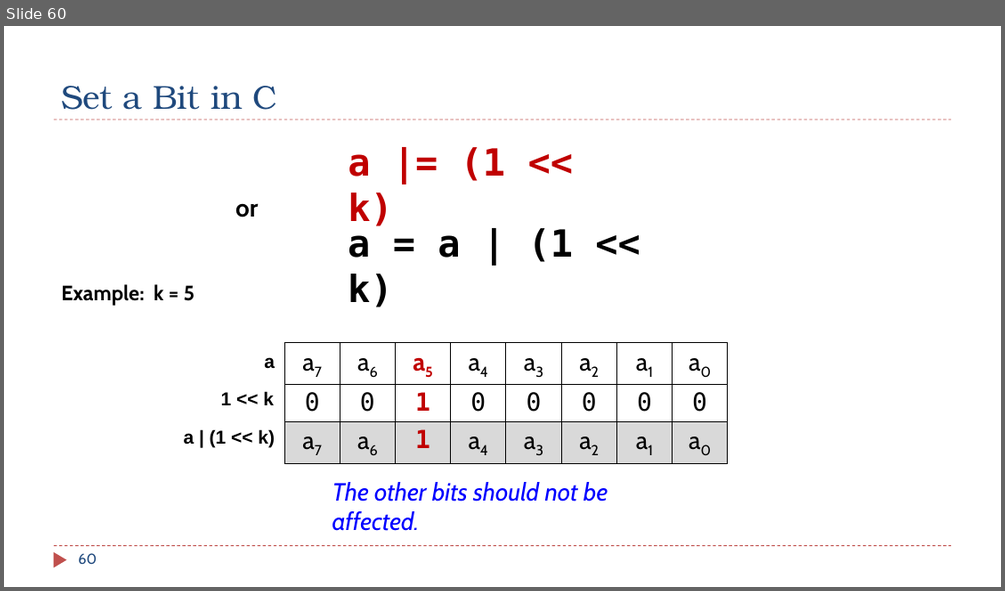
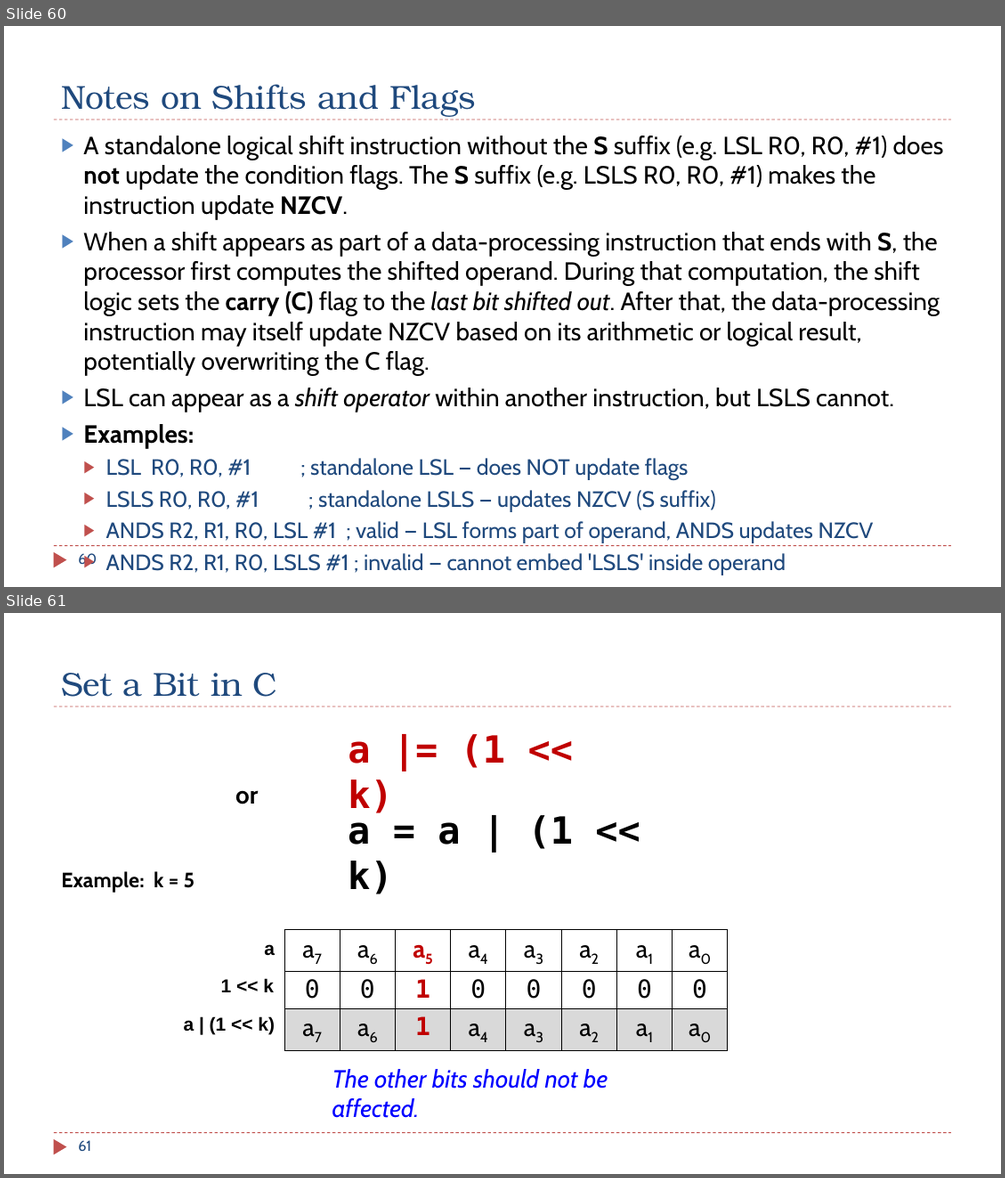
Before and after one commit to guhofstra/CSC111Fa25, a slide deck: PPTs/Ch4_ARM_Arithmetic_Logic.pptx. Shown one above the other, each under a label of ours: slide 60 before the commit, slides 60 and 61 after it. The pictures are 1005x591 and 1005x1178 pixels, drawn with LibreOffice and Linux fonts; fonts in the diff are those of the drawing. Boxes give left, top, right and bottom in pixels: in the first picture for what was removed or moved away, otherwise in the second. Text is boxed around its words. In the diff, an @@ line names an element or a change of style, - is before the commit and + after.

```diff
--- a/PPTs/Ch4_ARM_Arithmetic_Logic.pptx
+++ b/PPTs/Ch4_ARM_Arithmetic_Logic.pptx
@@ slide 60 added at (x1=4, y1=26, x2=1001, y2=587), background #FFFFFF; not listed: 3 template elements that a slide beside it also shows @@
@@ title added at (x1=61, y1=84, x2=476, y2=117), 32 pt, text #1F497D @@
+Notes on Shifts and Flags
@@ text added at (x1=83, y1=135, x2=944, y2=543), 24.1 pt, text #000000 @@
+▶ A standalone logical shift instruction without the S suffix (e.g. LSL R0, R0, #1) does not update the condition flags. The S suffix (e.g. LSLS R0, R0, #1) makes the instruction update NZCV.
+▶ When a shift appears as part of a data-processing instruction that ends with S, the processor first computes the shifted operand. During that computation, the shift logic sets the carry (C) flag to the last bit shifted out. After that, the data-processing instruction may itself update NZCV based on its arithmetic or logical result, potentially overwriting the C flag.
+▶ LSL can appear as a shift operator within another instruction, but LSLS cannot.
+▶ Examples:
+  ▶ LSL R0, R0, #1 ; standalone LSL — does NOT update flags
+  ▶ LSLS R0, R0, #1 ; standalone LSLS — updates NZCV (S suffix)
+  ▶ ANDS R2, R1, R0, LSL #1 ; valid — LSL forms part of operand, ANDS updates NZCV
+  ▶ ANDS R2, R1, R0, LSLS #1 ; invalid — cannot embed 'LSLS' inside operand
@@ page number added at (x1=78, y1=553, x2=97, y2=567), 14 pt, text #1F497D @@
+60
@@ what was slide 60 is now slide 61 @@
@@ page number at (x1=78, y1=1140, x2=91, y2=1151): text changed @@
-60
+61
```
Also in this commit, not shown: 3 slides changed, 4 other files.
